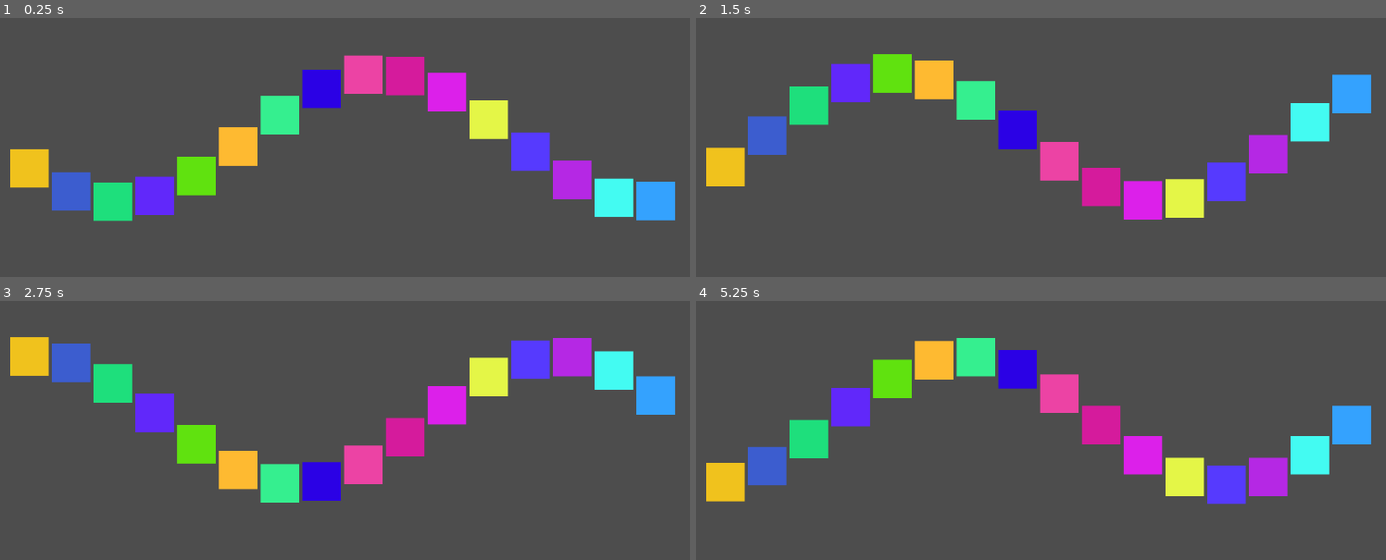
Above: before the commit, frames 1-4 (two rows, left to right).
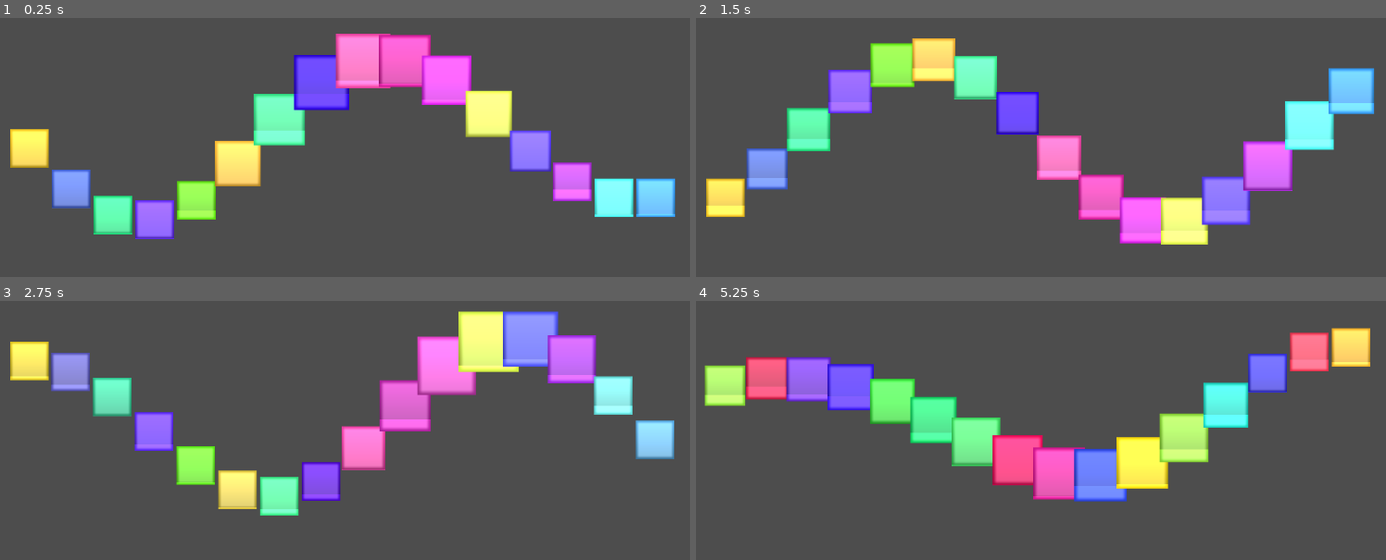
Above: after the commit, the same moments.

Repository: mrbbbaixue/godot-copilot
Game: Godot game, scene res://main.tscn
Two runs of this game, one before a commit and one after it. Both use one fixed random seed, a clock stepped at 60 frames per second and the inputs below. The project has no main scene, so this scene is started directly.
Inputs (mouse positions are in pixels of both pictures, inside the frame that each line leads up to):
- Up to frame 1 (0.25 s): no input
- Up to frame 2 (1.5 s): tap Enter (ui_accept) at 0.5, 1.35 s; move the mouse to (1199, 98) at 0.52 s; hold Enter (ui_accept) 0.53-1.28 s; move the mouse to (889, 139) at 1.27 s
- Up to frame 3 (2.75 s): tap Enter (ui_accept) at 1.52, 1.82 s; move the mouse to (414, 308) at 2.02 s; hold Enter (ui_accept) from 2.03 s (still down)
- Up to frame 4 (5.25 s): move the mouse to (999, 484) at 2.77 s; release Enter (ui_accept) at 2.78 s; tap Enter (ui_accept) at 2.85, 3.02, 3.32, 4.35, 4.52, 4.82 s; move the mouse to (1261, 464) at 3.52 s; hold Enter (ui_accept) 3.53-4.28 s; move the mouse to (813, 339) at 4.27 s; move the mouse to (1075, 402) at 5.02 s; hold Enter (ui_accept) from 5.03 s (still down)

The runs differ from the first frame. In frame 1, 19% of the frame differs, in the area x 1-98%, y 6-86%; in frame 2, 22%; in frame 3, 22%; in frame 4, 29%, in the area x 1-98%, y 10-79%.

Commit message:
修好diff应用

Diff:
--- a/main.gd
+++ b/main.gd
@@ -1,23 +1,25 @@
 @tool
 extends Node2D
-@export var block_size: Vector2 = Vector2(50, 50)
+# 基础设置
+@export var block_size: Vector2 = Vector2(20, 20)
 @export var spacing: int = 5
 @export var block_count: int = 8
 @export var show_in_editor: bool = true : set = set_show_in_editor
+# 波浪效果
 @export var wave_speed: float = 2.0
 @export var wave_amplitude: float = 100.0
 @export var wave_frequency: float = 0.5
-
+# 炫酷效果
+@export var pulse_enabled: bool = true
+@export var pulse_speed: float = 3.0
+@export var mouse_interaction: bool = true
 var is_paused: bool = false
-var time: float = 0.0
 var blocks: Array = []
-
 func _ready():
 	if Engine.is_editor_hint() and show_in_editor:
 		generate_color_blocks()
 	elif not Engine.is_editor_hint():
 		generate_color_blocks()
-
 func set_show_in_editor(value: bool) -> void:
 	show_in_editor = value
 	if Engine.is_editor_hint():
@@ -26,7 +28,6 @@
 				child.queue_free()
 		if show_in_editor:
 			generate_color_blocks()
-
 func generate_color_blocks():
 	blocks.clear()
 	# 计算总宽度和起始位置，使色块居中
@@ -37,36 +38,129 @@
 		var block = ColorRect.new()
 		block.size = block_size
 		block.position = Vector2(start_x + i * (block_size.x + spacing), get_viewport_rect().size.y / 2)
-		var random_color = generate_vibrant_color()
-		block.color = random_color
+
+		# 创建渐变材质
+		var material = ShaderMaterial.new()
+		material.shader = create_gradient_shader()
+		block.material = material
+
+		# 设置初始颜色
+		var base_color = generate_vibrant_color()
+		material.set_shader_parameter("color1", base_color)
+		material.set_shader_parameter("color2", base_color.darkened(0.3))
+		material.set_shader_parameter("gradient_offset", 0.0)
+
 		add_child(block)
-		blocks.append(block)
-
+		blocks.append({
+			"node": block,
+			"material": material,
+			"base_color": base_color,
+			"target_color": base_color,
+			"color_t": 0.0,
+			"pulse_phase": randf() * PI * 2,
+			"original_y": get_viewport_rect().size.y / 2,
+			"mouse_influence": 0.0
+		})
 func _process(delta):
 	if Engine.is_editor_hint() or is_paused:
 		return
 
-	time += delta * wave_speed
+	var time = Time.get_ticks_msec() / 1000.0
+	var mouse_pos = get_global_mouse_position()
+
 	for i in range(blocks.size()):
-		var block = blocks[i]
-		var wave_offset = sin(time + i * wave_frequency) * wave_amplitude
-		block.position.y = get_viewport_rect().size.y / 2 + wave_offset
+		var block_data = blocks[i]
+		var block = block_data["node"]
+		var material = block_data["material"]
 
+		# 波浪运动
+		var wave_offset = sin(time * wave_speed + i * wave_frequency) * wave_amplitude
+		var wave_offset2 = cos(time * wave_speed * 0.7 + i * wave_frequency * 1.3) * wave_amplitude * 0.3
+
+		# 鼠标交互
+		if mouse_interaction:
+			var distance = block.global_position.distance_to(mouse_pos)
+			var influence = clamp(1.0 - distance / 300.0, 0.0, 1.0)
+			block_data["mouse_influence"] = lerp(block_data["mouse_influence"], influence, delta * 10.0)
+			wave_offset += sin(time * 5.0) * wave_amplitude * 0.5 * block_data["mouse_influence"]
+		else:
+			block_data["mouse_influence"] = 0.0
+
+		# 更新位置
+		block.position.y = block_data["original_y"] + wave_offset + wave_offset2
+
+		# 脉冲效果
+		if pulse_enabled:
+			var pulse = sin(time * pulse_speed + block_data["pulse_phase"]) * 0.5 + 0.5
+			material.set_shader_parameter("gradient_offset", pulse * 0.3)
+
+			# 颜色渐变
+			block_data["color_t"] += delta * 0.5
+			if block_data["color_t"] >= 1.0:
+				block_data["color_t"] = 0.0
+				block_data["base_color"] = block_data["target_color"]
+				block_data["target_color"] = generate_vibrant_color()
+
+			var current_color = block_data["base_color"].lerp(block_data["target_color"], block_data["color_t"])
+			material.set_shader_parameter("color1", current_color)
+			material.set_shader_parameter("color2", current_color.darkened(0.3))
+
+		# 鼠标悬停效果
+		var target_scale = Vector2.ONE
+		if block_data["mouse_influence"] > 0.1:
+			target_scale = Vector2.ONE * (1.0 + block_data["mouse_influence"] * 0.8)
+
+		# 记录缩放前的中心点
+		var current_center = Vector2(
+			block.position.x + block_size.x * block.scale.x / 2,
+			block.position.y + block_size.y * block.scale.y / 2
+		)
+
+		# 应用缩放
+		block.scale = block.scale.lerp(target_scale, delta * 10.0)
+
+		# 调整位置以保持中心点不变
+		block.position.x = current_center.x - block_size.x * block.scale.x / 2
+		block.position.y = current_center.y - block_size.y * block.scale.y / 2
+		blocks[i] = block_data
 func _input(event):
-	if event.is_action_pressed("ui_accept") and not Engine.is_editor_hint():
+	if event.is_action_pressed("ui_accept"):
 		is_paused = !is_paused
-
 func generate_vibrant_color() -> Color:
 	# 生成鲜艳颜色的方法：保持高饱和度和亮度
 	var hue = randf()  # 随机色相
 	var saturation = randf_range(0.7, 1.0)  # 高饱和度
 	var value = randf_range(0.8, 1.0)  # 高亮度
 
-	# 或者使用另一种方法：固定一个通道为0或1，随机其他两个通道
-	# var method = randi() % 3
-	# match method:
-	# 	0: return Color(randf_range(0.8, 1.0), randf_range(0.8, 1.0), 0.0)  # 黄色系
-	# 	1: return Color(randf_range(0.8, 1.0), 0.0, randf_range(0.8, 1.0))  # 紫色系
-	# 	2: return Color(0.0, randf_range(0.8, 1.0), randf_range(0.8, 1.0))  # 青色系
+	return Color.from_hsv(hue, saturation, value)
+func create_gradient_shader() -> Shader:
+	var shader_code = """
+	shader_type canvas_item;
 
-	return Color.from_hsv(hue, saturation, value)
+	uniform vec4 color1 : source_color = vec4(1.0, 0.0, 0.0, 1.0);
+	uniform vec4 color2 : source_color = vec4(0.0, 0.0, 1.0, 1.0);
+	uniform float gradient_offset : hint_range(0.0, 1.0) = 0.0;
+
+	void fragment() {
+		// 创建渐变
+		float gradient = UV.y + gradient_offset;
+		gradient = fract(gradient);
+
+		// 混合颜色
+		vec4 gradient_color = mix(color1, color2, gradient);
+
+		// 添加边缘发光
+		float edge = smoothstep(0.0, 0.1, UV.x) *
+					smoothstep(1.0, 0.9, UV.x) *
+					smoothstep(0.0, 0.1, UV.y) *
+					smoothstep(1.0, 0.9, UV.y);
+
+		// 最终颜色
+		COLOR = gradient_color;
+		COLOR.rgb += edge * 0.3;  // 边缘发光
+	}
+	"""
+
+	var shader = Shader.new()
+	shader.code = shader_code
+	return shader
Not shown, changed: addons/copilot/diff_utils.gd
